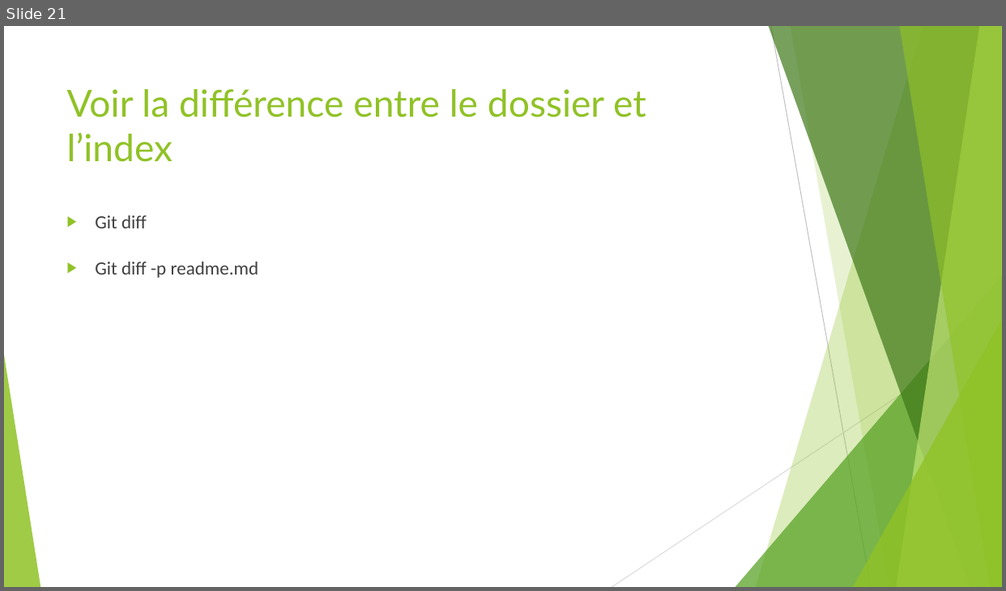
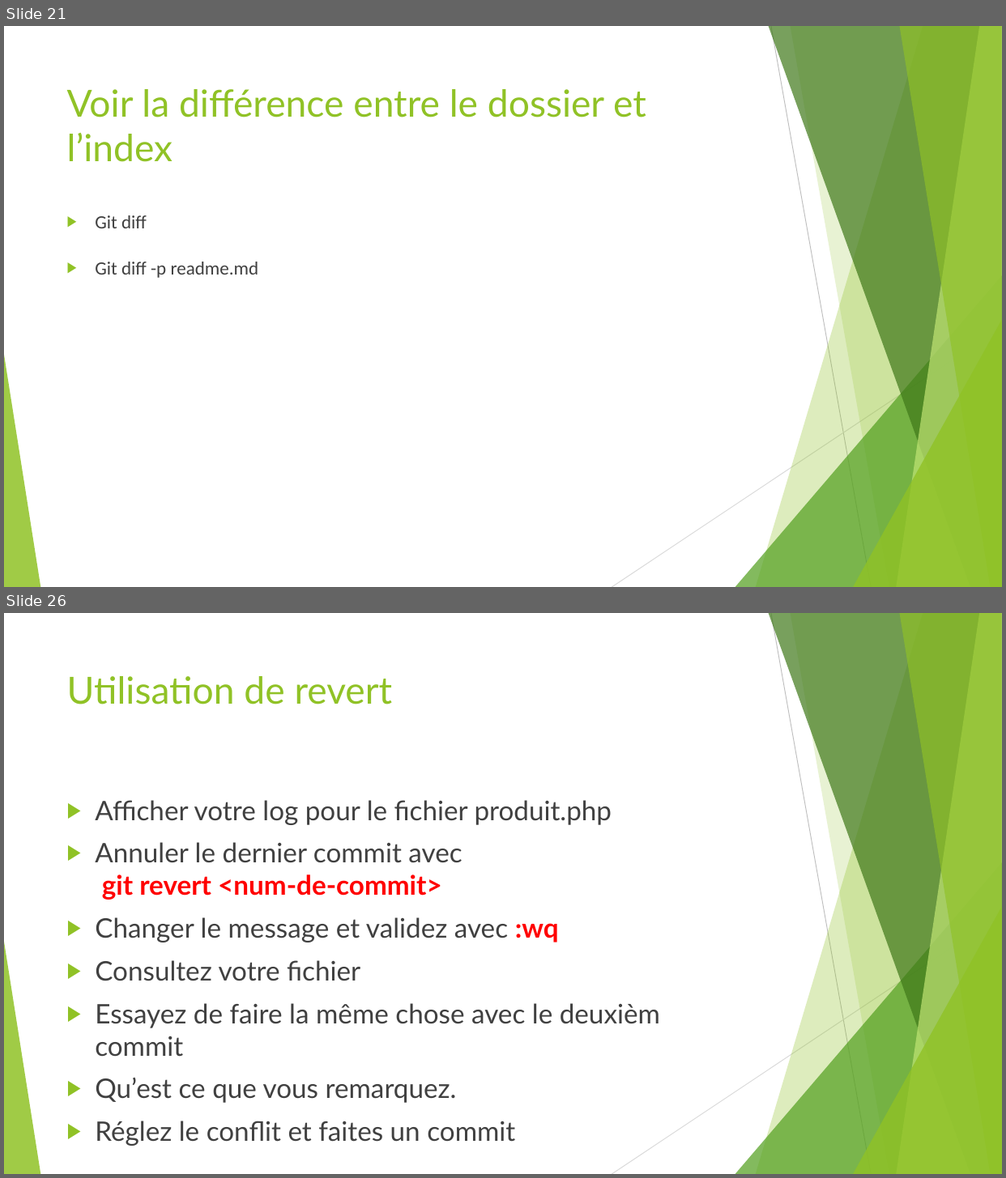
Before and after one commit to ousrah/DEV202, a slide deck: Adopter l'approche Agile/Formation Git.pptx. Shown one above the other, each under a label of ours: slide 21 before the commit, slides 21 and 26 after it; the slides between them are not shown. The pictures are 1006x591 and 1006x1178 pixels, drawn with LibreOffice and Linux fonts; fonts in the diff are those of the drawing. Boxes give left, top, right and bottom in pixels: in the first picture for what was removed or moved away, otherwise in the second. Text is boxed around its words. In the diff, an @@ line names an element or a change of style, - is before the commit and + after.

```diff
--- a/Adopter l'approche Agile/Formation Git.pptx
+++ b/Adopter l'approche Agile/Formation Git.pptx
@@ slide 26 added at bbox=[4, 613, 1002, 1174], background #FFFFFF; not listed: 10 template elements that a slide beside it also shows @@
@@ title added at bbox=[67, 676, 393, 705], 36 pt, text #90C226 @@
+Utilisation de revert
@@ text added at bbox=[95, 800, 660, 1146], 25.9 pt, text #404040 @@
+▶ Afficher votre log pour le fichier produit.php
+▶ Annuler le dernier commit avec
+  git revert <num-de-commit>
+▶ Changer le message et validez avec :wq
+▶ Consultez votre fichier
+▶ Essayez de faire la même chose avec le deuxièm commit
+▶ Qu’est ce que vous remarquez.
+▶ Réglez le conflit et faites un commit
```
Also in this commit, not shown: 10 other slides added, 3 other files.
